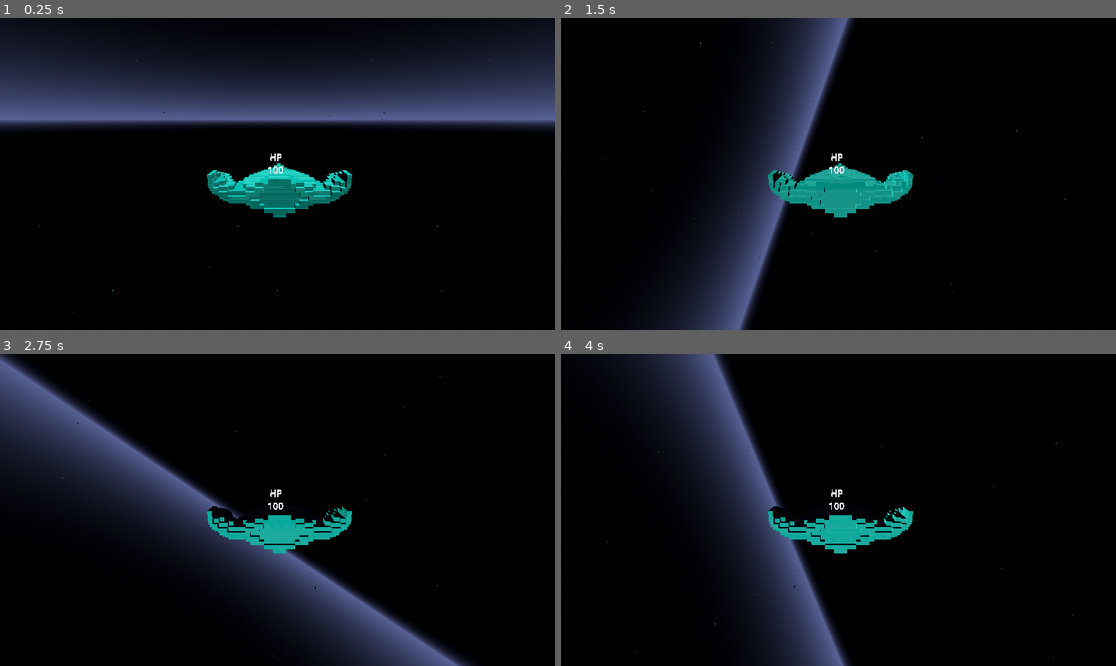
Above: before the commit, frames 1-4 (two rows, left to right).
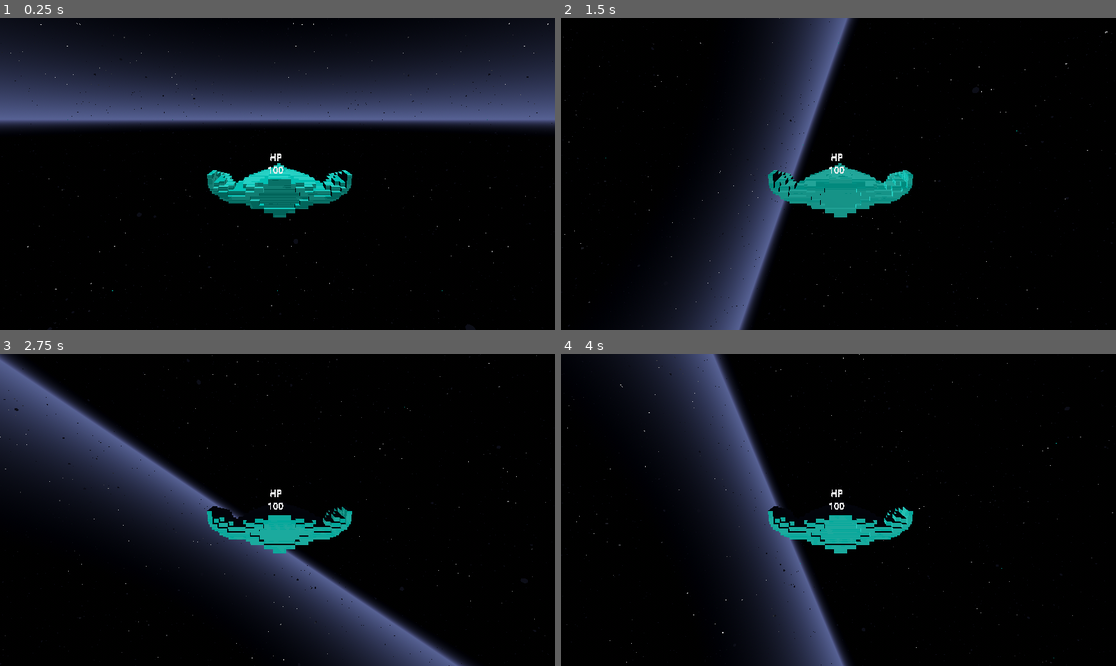
Above: after the commit, the same moments.

Repository: Junkyard-Logic-Studios/Cometes
Game: Godot game, scene res://scenes/main_scene.tscn
Same seed, same stepped clock (60 frames per second), same inputs: the game is played once before the commit and once after it.
Inputs:
- Up to frame 1 (0.25 s): no input
- Up to frame 2 (1.5 s): tap Enter at 0.5 s; hold E (roll_right) 0.53-1.28 s; tap Space (shoot) at 0.6, 1.35 s; hold W (tilt_down) from 1.28 s (still down)
- Up to frame 3 (2.75 s): release W (tilt_down) at 2.03 s; hold E (roll_right) from 2.03 s (still down); tap Space (shoot) at 2.1 s
- Up to frame 4 (4 s): release E (roll_right) at 2.78 s; hold Shift (accelerate) 2.78-3.53 s; tap Space (shoot) at 2.85, 3.5, 3.6 s; hold Q (roll_left) from 3.53 s (still down)

The runs differ from the first frame. In frame 1, 0.1% of the frame differs, in the area x 1-100%, y 1-100%; in frame 2, less than 0.1%; in frame 3, 0.1%; in frame 4, less than 0.1%.

Commit message:
changed the asteroid number

Diff:
--- a/scenes/main_scene.tscn
+++ b/scenes/main_scene.tscn
@@ -63,7 +63,7 @@
 [node name="World" type="Node3D" parent="."]
 script = ExtResource("3_6c7wi")
 asteroid_scene = ExtResource("3_6hl20")
-number_of_asteroids = 8
+number_of_asteroids = 100
 metadata/warp_layers = 3
 
 [node name="Environment" type="WorldEnvironment" parent="World"]
